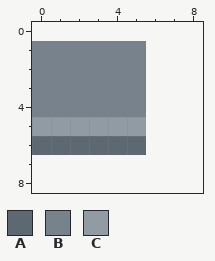
Edited in one commit: pixel-art file (tools/art/map/roof_metal_b.aseprite). Above is the file before it was changed.
6x6 pixels, 1 frame. The old version is drawn lined up with the new one, on the new canvas.
Palette (. is transparent): A #5e6872  B #77828c  C #909ba4
Pixels before, first column x 0:
1 BBBBBB
2 BBBBBB
3 BBBBBB
4 BBBBBB
5 CCCCCC
6 AAAAAA
Now the later version:
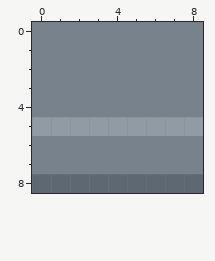
From old to new:
canvas 6x6 -> 9x9, the old top-left corner now at 0,1
The author put colour A in row 8 at x 0 to 8.
The author put colour B in row 0 at x 0 to 8; in rows 1 to 4 at x 6 to 8; in row 6 at x 6 to 8; in row 7 at x 0 to 8.
Colour A becomes colour B in row 6 at x 0 to 5.
The author put colour C in row 5 at x 6 to 8.
